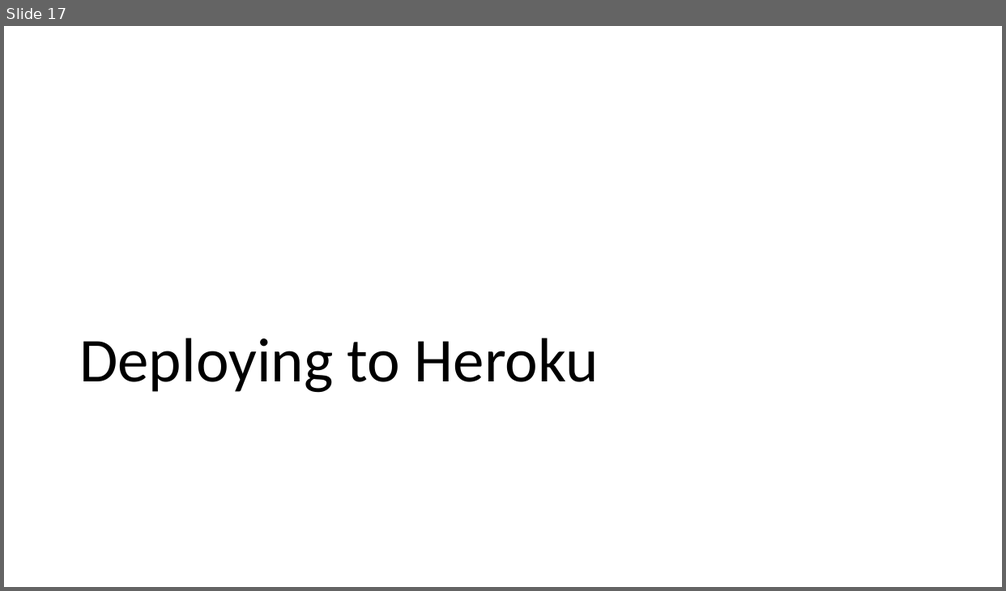
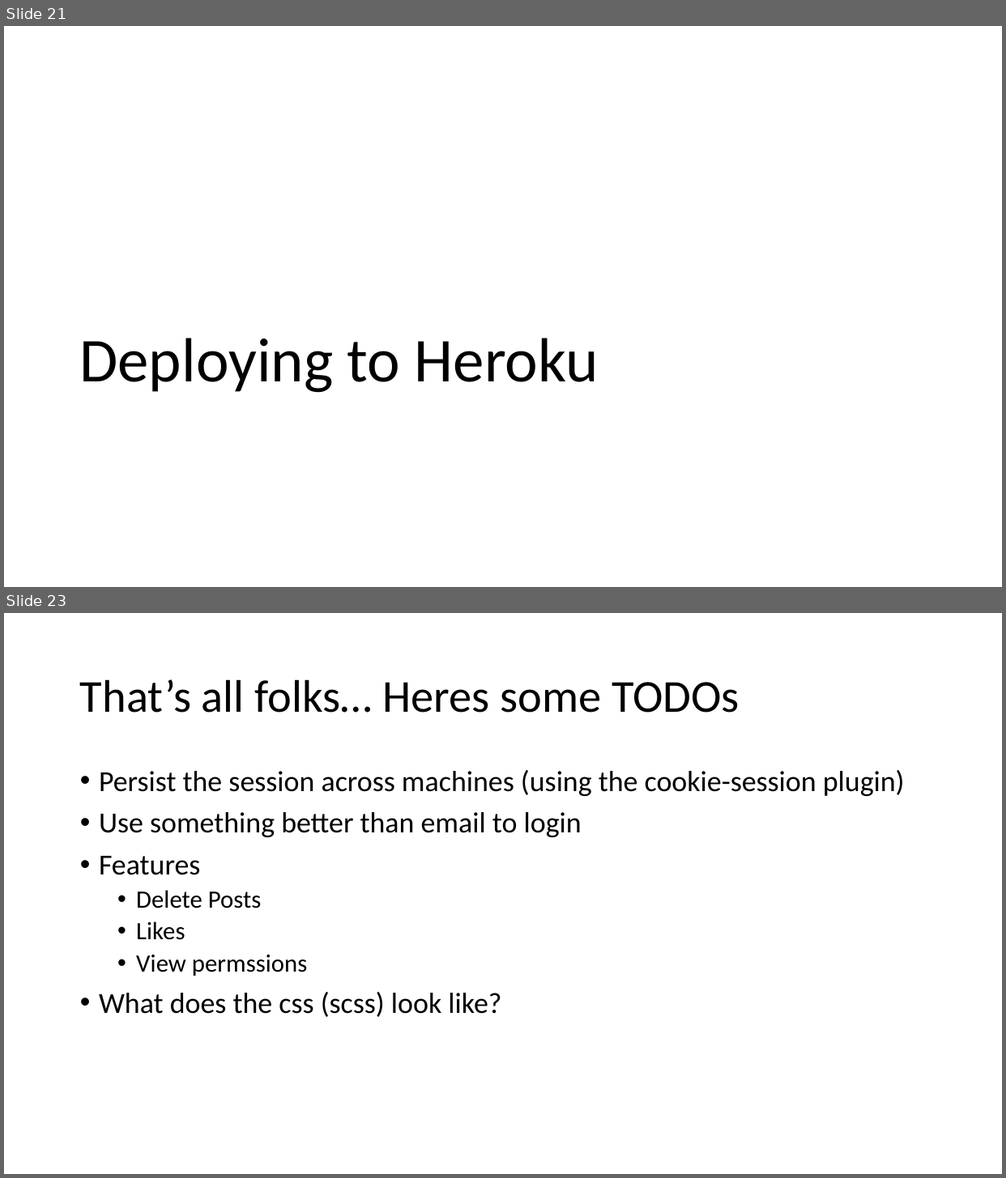
Before and after one commit to aibolit/SixOneFourEight, a slide deck: Presentation.pptx. Shown one above the other, each under a label of ours: slide 17 before the commit, slides 21 and 23 after it; the slides between them are not shown. The pictures are 1006x591 and 1006x1178 pixels, drawn with LibreOffice and Linux fonts; fonts in the diff are those of the drawing. Boxes give left, top, right and bottom in pixels: in the first picture for what was removed or moved away, otherwise in the second. Text is boxed around its words. In the diff, an @@ line names an element or a change of style, - is before the commit and + after.

```diff
--- a/Presentation.pptx
+++ b/Presentation.pptx
@@ slide 23 added at (x1=4, y1=613, x2=1002, y2=1174), background #FFFFFF @@
@@ title added at (x1=80, y1=679, x2=739, y2=713), 44 pt, text #000000 @@
+That’s all folks… Heres some TODOs
@@ text added at (x1=99, y1=770, x2=905, y2=1017), 28 pt, text #000000 @@
+• Persist the session across machines (using the cookie-session plugin)
+• Use something better than email to login
+• Features
+  • Delete Posts
+  • Likes
+  • View permssions
+• What does the css (scss) look like?
@@ what was slide 17 is now slide 21 @@
```
Also in this commit, not shown: 5 other slides added, 3 other files.
